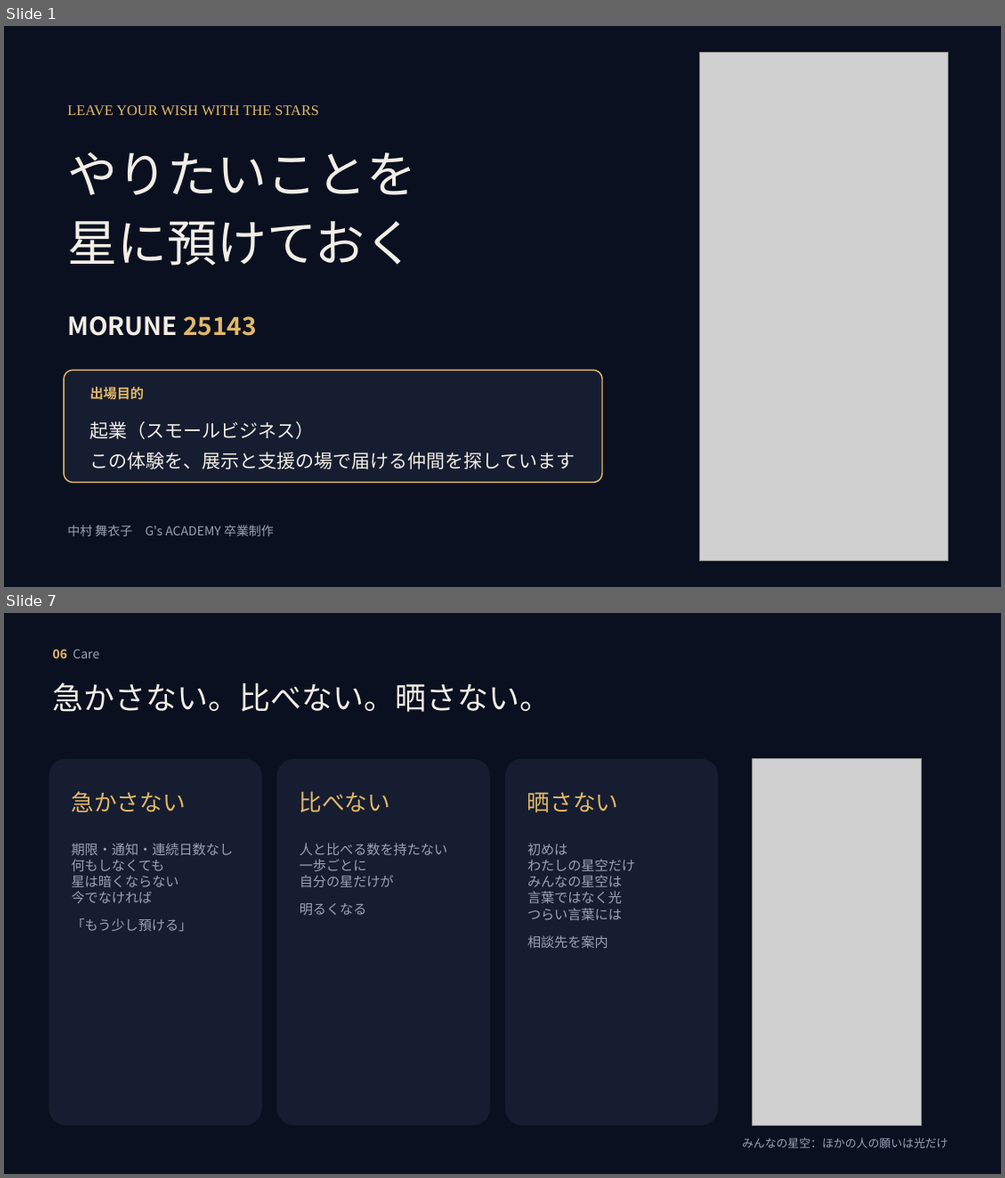
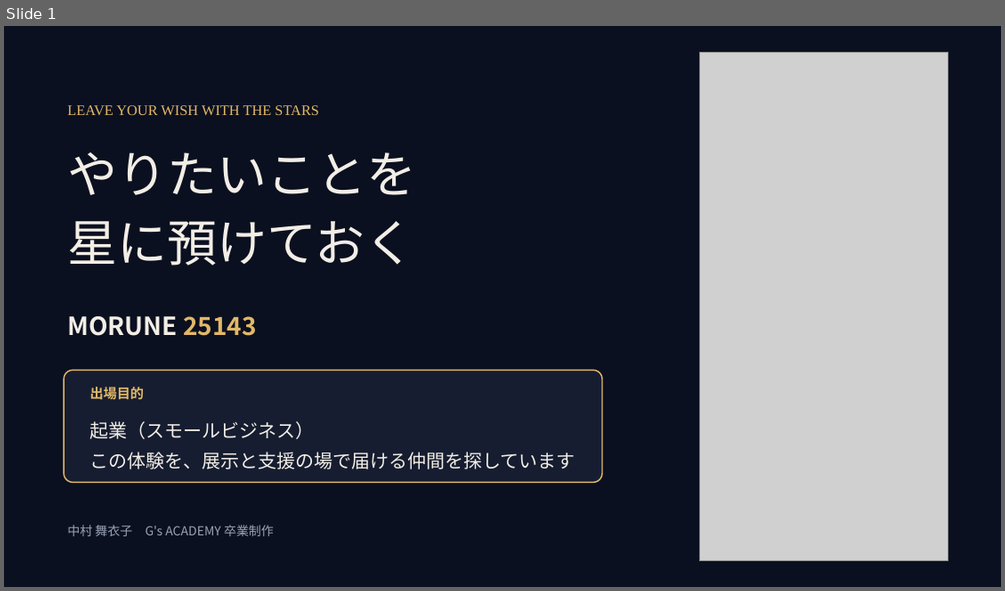
Before and after one commit to mai-san447/hello-earth-25143, a slide deck: deliverables/2026-10-11-gga-selection/MORUNE25143_GGAセレクション_2026-10-12.pptx. Shown one above the other, each under a label of ours: slides 1 and 7 before the commit, slide 1 after it; the slides between them are not shown. The pictures are 1005x1178 and 1005x591 pixels, drawn with LibreOffice and Linux fonts; fonts in the diff are those of the drawing; grey boxes stand for pictures. Boxes give left, top, right and bottom in pixels: in the first picture for what was removed or moved away, otherwise in the second. Text is boxed around its words. In the diff, an @@ line names an element or a change of style, - is before the commit and + after.

```diff
--- a/deliverables/2026-10-11-gga-selection/MORUNE25143_GGAセレクション_2026-10-12.pptx
+++ b/deliverables/2026-10-11-gga-selection/MORUNE25143_GGAセレクション_2026-10-12.pptx
@@ slide 7 removed at bbox=[4, 613, 1001, 1174], background #0B1020 @@
@@ text removed at bbox=[53, 649, 99, 658] @@
-06 Care
@@ text removed at bbox=[53, 682, 551, 712] @@
-急かさない。比べない。晒さない。
@@ rounded rectangle removed at bbox=[48, 759, 262, 1126] @@
@@ rounded rectangle removed at bbox=[277, 759, 490, 1126] @@
@@ rounded rectangle removed at bbox=[505, 759, 718, 1126] @@
@@ picture removed at bbox=[752, 759, 921, 1126] @@
@@ text removed at bbox=[72, 791, 186, 812] @@
-急かさない
@@ text removed at bbox=[299, 791, 391, 812] @@
-比べない
@@ text removed at bbox=[527, 792, 619, 812] @@
-晒さない
@@ text removed at bbox=[72, 843, 234, 932] @@
-期限・通知・連続日数なし
-何もしなくても
-星は暗くならない
-今でなければ
-「もう少し預ける」
@@ text removed at bbox=[299, 843, 447, 915] @@
-人と比べる数を持たない
-一歩ごとに
-自分の星だけが
-明るくなる
@@ text removed at bbox=[527, 843, 635, 948] @@
-初めは
-わたしの星空だけ
-みんなの星空は
-言葉ではなく光
-つらい言葉には
-相談先を案内
@@ text removed at bbox=[742, 1137, 947, 1148] @@
-みんなの星空：ほかの人の願いは光だけ
```
Also in this commit, not shown: 6 slides changed, 2 slides added, 2 other slides removed, 2 other files.
